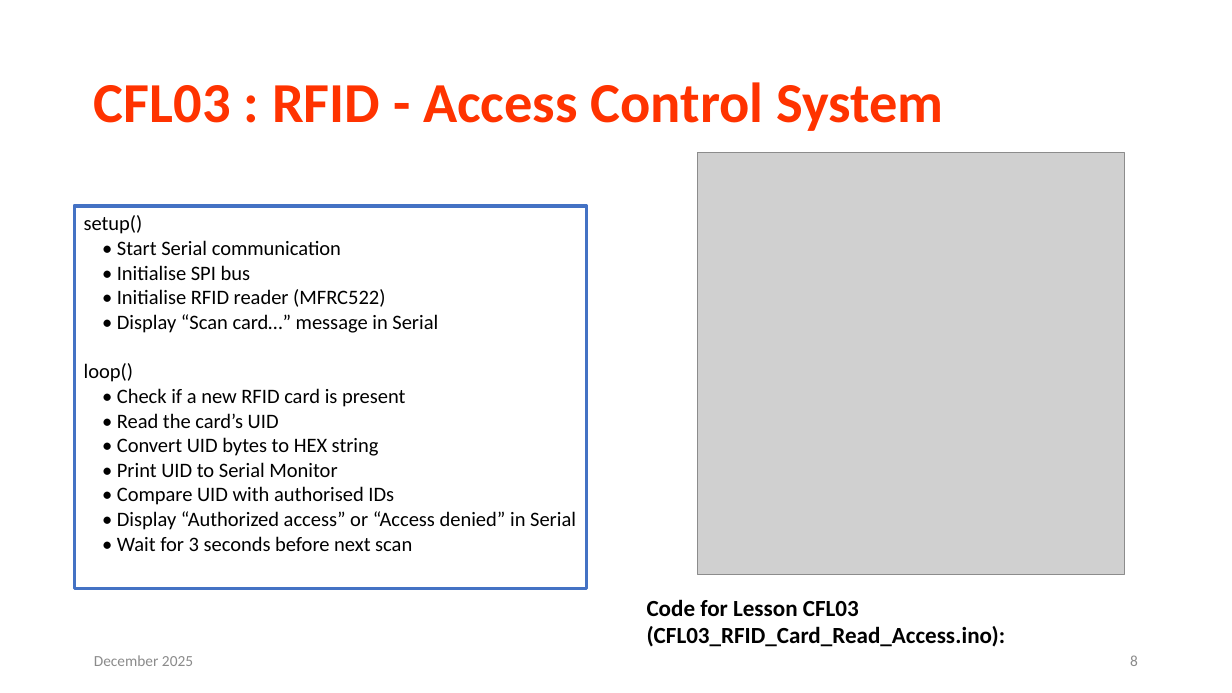
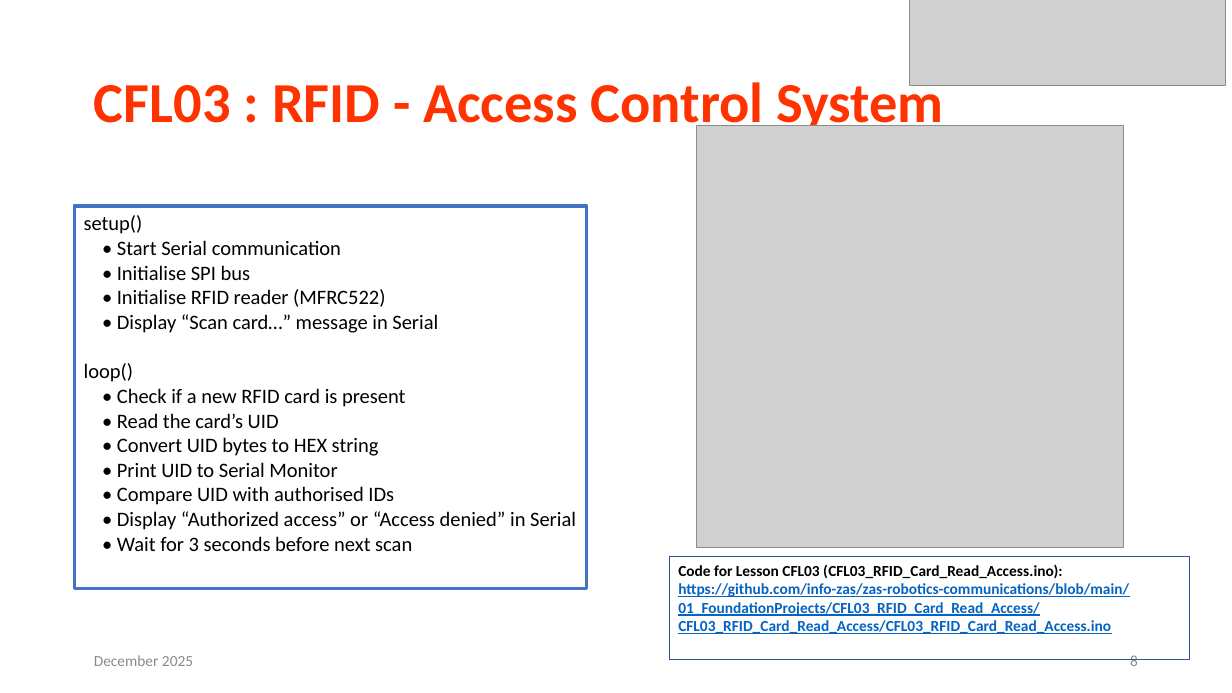
Before and after one commit to info-zas/zas-robotics-communications, a slide deck: slide 8 of 01_FoundationProjects/CFL03_RFID_Card_Read_Access/CFL03_RFID_Card_Read_Access.pptx. Drawn at 1232x693 pixels with LibreOffice and Linux fonts; fonts in the diff are those of the drawing; grey boxes stand for pictures. Boxes give left, top, right and bottom in pixels: in the first picture for what was removed or moved away, otherwise in the second. Text is boxed around its words. In the diff, an @@ line names an element or a change of style, - is before the commit and + after.

Commit message:
initial commit of foundation lessons

```diff
--- a/01_FoundationProjects/CFL03_RFID_Card_Read_Access/CFL03_RFID_Card_Read_Access.pptx
+++ b/01_FoundationProjects/CFL03_RFID_Card_Read_Access/CFL03_RFID_Card_Read_Access.pptx
@@ picture added at [910,0,1226,85] @@
@@ picture: place and size @@
-picture at [698,152,1125,575]
+picture at [697,126,1124,548]
@@ rectangle "Code for Lesson CFL03 (CFL03_RFID_Card_Read_Access.ino):": place and size @@
-rectangle "Code for Lesson CFL03 (CFL03_RFID_Card_Read_Access.ino):" at [647,599,1006,647]
+rectangle "Code for Lesson CFL03 (CFL03_RFID_Card_Read_Access.ino):" at [669,556,1189,659]
@@ rectangle "Code for Lesson CFL03 (CFL03_RFID_Card_Read_Access.ino):" at [669,556,1189,659]: outline none to #2F5597 0.75 pt @@
@@ text in rectangle at [678,564,1062,578]: size 18 to 12 pt in "Code for Lesson CFL03 (CFL03_RFID_Card_Read_Access.ino):" @@
@@ text in rectangle at [678,583,1129,634]: paragraph added @@
+https://github.com/info-zas/zas-robotics-communications/blob/main/01_FoundationProjects/CFL03_RFID_Card_Read_Access/CFL03_RFID_Card_Read_Access/CFL03_RFID_Card_Read_Access.ino
```
Also in this commit, not shown: 5 other slides changed, 13 other files.
